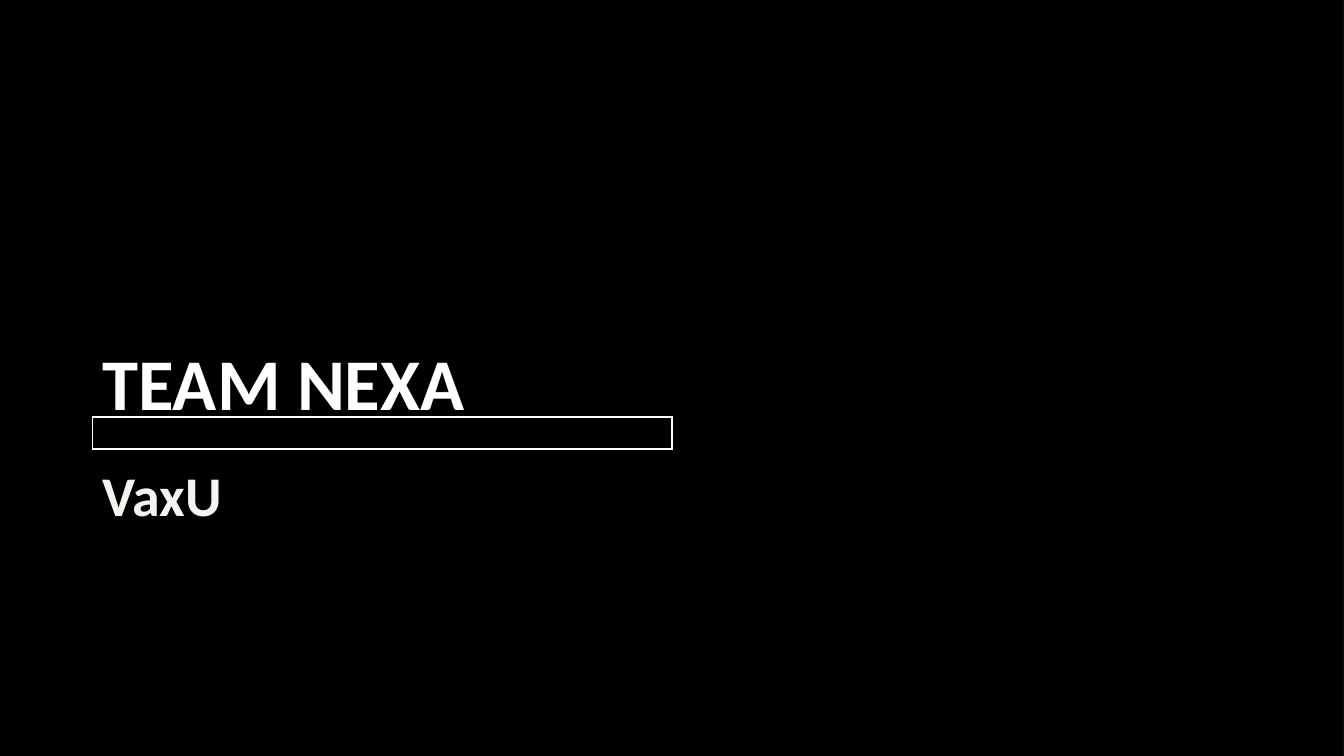
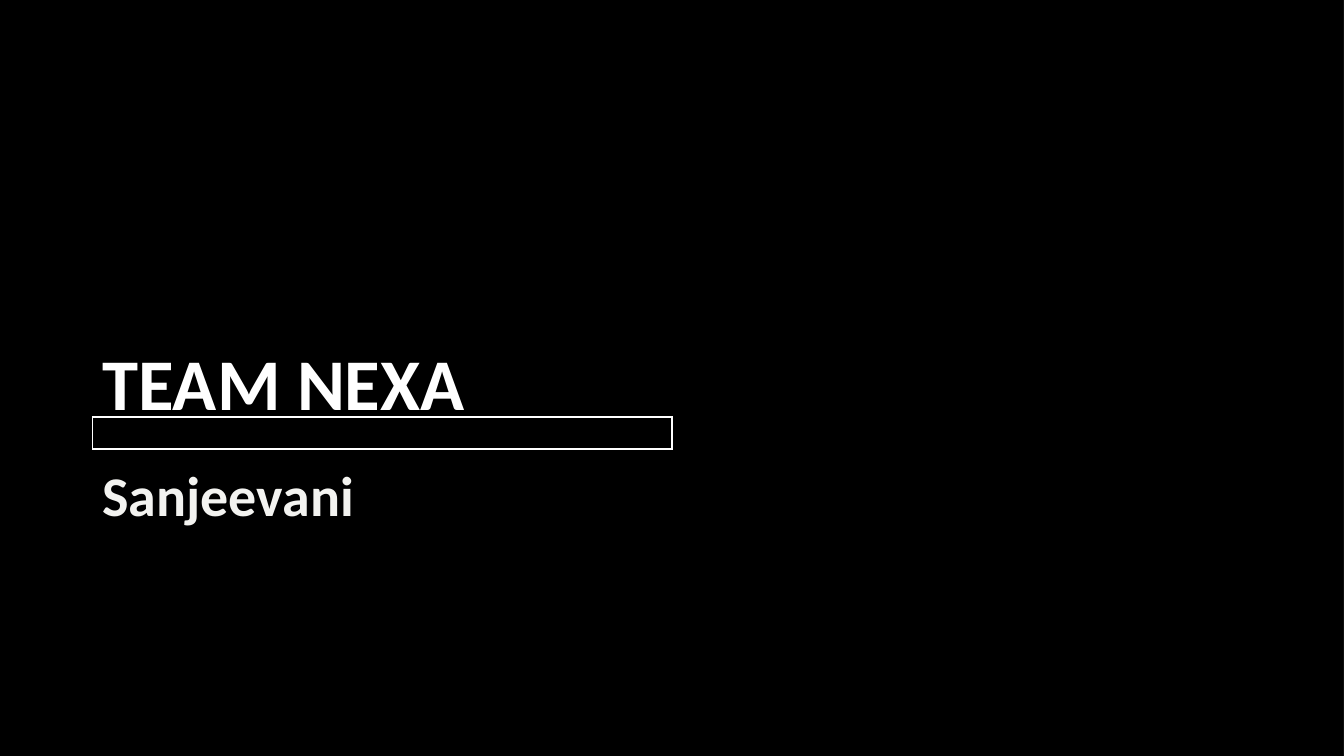
Before and after one commit to sahil9001/Hack-A-Sol_NEXA, a slide deck: slide 1 of HackASol - Sanjeevani PPT.pptx. Drawn at 1344x756 pixels with LibreOffice and Linux fonts; fonts in the diff are those of the drawing; background and template pictures are left out; a plain dark background stands for a picture behind light text. Boxes give left, top, right and bottom in pixels: in the first picture for what was removed or moved away, otherwise in the second. Text is boxed around its words. In the diff, an @@ line names an element or a change of style, - is before the commit and + after.

```diff
--- a/HackASol - Sanjeevani PPT.pptx
+++ b/HackASol - Sanjeevani PPT.pptx
@@ subtitle at [102, 476, 353, 526]: text changed @@
-VaxU
+Sanjeevani
```
Also in this commit, not shown: 7 other slides changed, 1 slide added, 4 slides removed, 13 other files.
